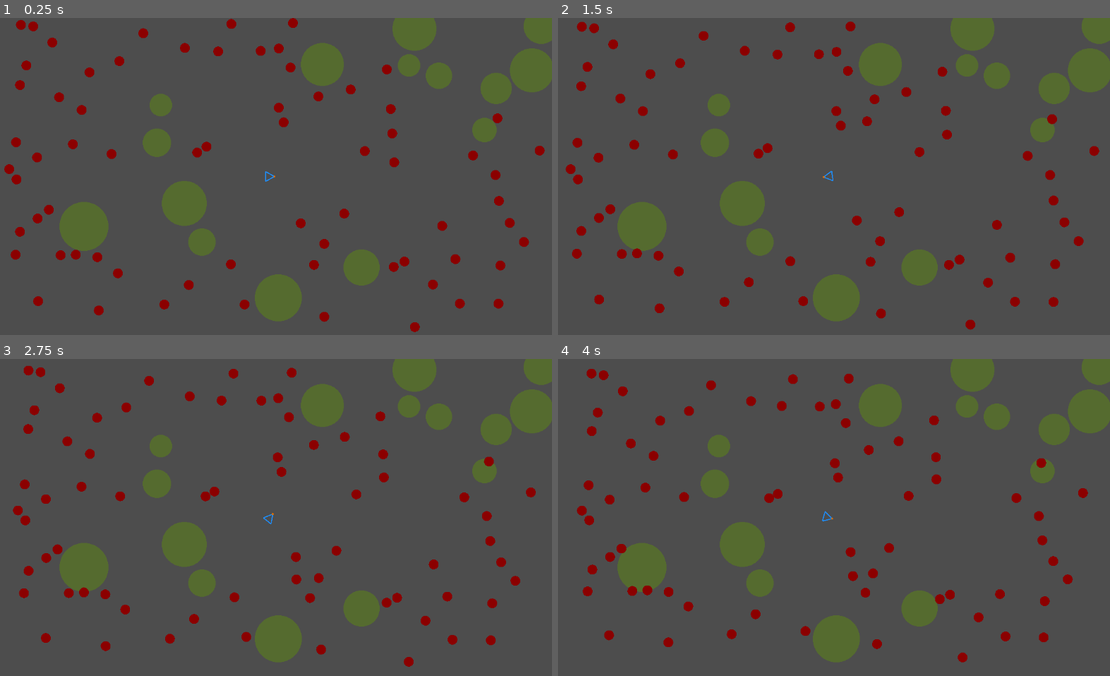
Above: before the commit, frames 1-4 (two rows, left to right).
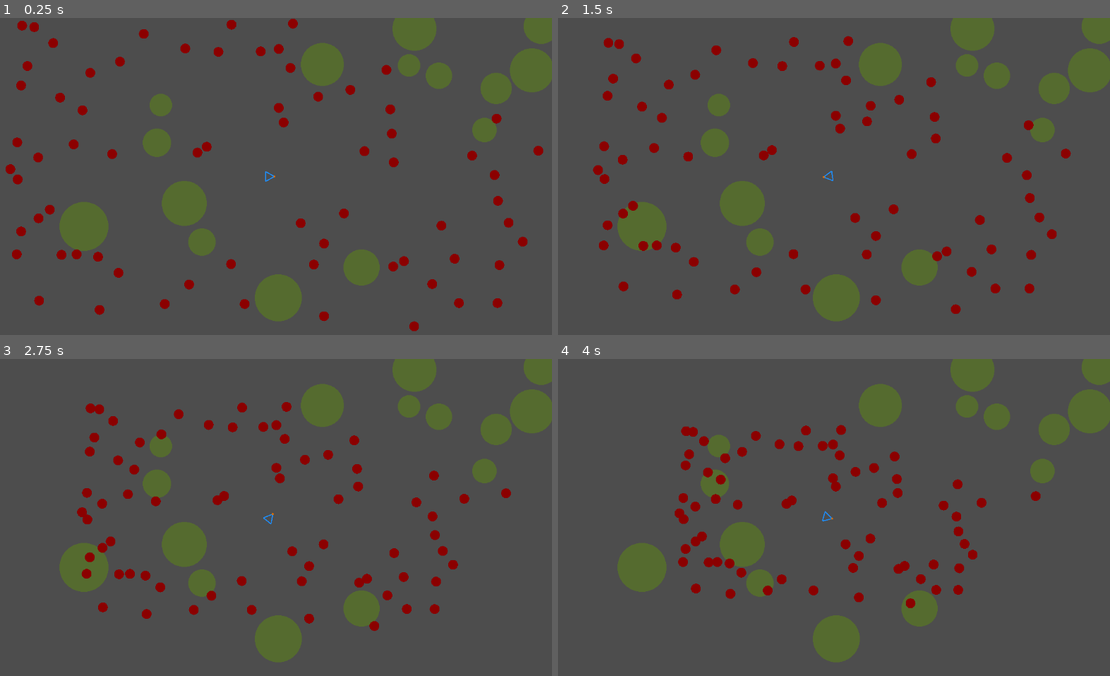
Above: after the commit, the same moments.

Repository: MagnusLucas/ai_1_zombie
Game: Godot game, scene res://main.tscn
The game is run twice, just before and just after one commit, with the same random seed, the same clock (stepped at 60 frames per second) and the same inputs.
Inputs (mouse positions are in pixels of both pictures, inside the frame that each line leads up to):
- Up to frame 1 (0.25 s): no input
- Up to frame 2 (1.5 s): move the mouse to (949, 160) at 0.52 s; click (949, 160) at 0.67 s; move the mouse to (712, 192) at 1.27 s; click (712, 192) at 1.42 s
- Up to frame 3 (2.75 s): move the mouse to (325, 447) at 2.02 s; click (325, 447) at 2.17 s
- Up to frame 4 (4 s): move the mouse to (800, 580) at 2.77 s; click (800, 580) at 2.92 s; move the mouse to (999, 565) at 3.52 s; click (999, 565) at 3.67 s

The runs differ from the first frame. In frame 1, 0.8% of the frame differs, in the area x 0-99%, y 0-100%; in frame 2, 5.7%; in frame 3, 5.9%, in the area x 2-98%, y 2-98%; in frame 4, 5.8%.

Commit message:
Added Arrive behaviour, no more dying (for now)

Diff:
--- a/steeringBehaviors.gd
+++ b/steeringBehaviors.gd
@@ -2,6 +2,7 @@
 extends Node
 
 var zombie
+enum Deceleration {SLOW = 1, NORMAL = 2, FAST = 3}
 
 func _init() -> void:
 	pass
@@ -13,20 +14,39 @@
 # Called every frame. 'delta' is the elapsed time since the previous frame.
 func _process(delta: float) -> void:
 	# proper dying (but with consequences)
-	if zombie.position.distance_to(zombie.get_parent().get_child(0).position) < zombie.radius:
-		zombie.get_parent().get_child(0).queue_free()
+	#if zombie.position.distance_to(zombie.get_parent().get_child(0).position) < zombie.radius:
+		#zombie.get_parent().get_child(0).queue_free()
+	pass
 
 func calculate_steering_force():
 	var force_sum = Vector2.ZERO
 	var player_position = zombie.get_parent().get_child(0).position
 	# code goes here
-	force_sum += seek(player_position)
+	#force_sum += seek(player_position)
+	#force_sum += flee(player_position)
+	force_sum += arrive(player_position, Deceleration.NORMAL)
 	return force_sum
 
 func seek(target_position):
 	var desired_velocity = (target_position - zombie.position).normalized() * zombie.max_speed
 	return desired_velocity - zombie.velocity
 
-func flee(target_position): # add panic distance
+func flee(target_position):
+	var panic_distance_squared = Globals.SAFE_RADIUS * Globals.SAFE_RADIUS
+	var distance_to_target_squared = pow(zombie.position.distance_to(target_position), 2)
+	if distance_to_target_squared > panic_distance_squared:
+		return Vector2.ZERO
 	var desired_velocity = (zombie.position - target_position).normalized() * zombie.max_speed
 	return desired_velocity - zombie.velocity
+
+func arrive(target_position, deceleration):
+	var vector_to_target = target_position - zombie.position
+	var distance_to_target = zombie.position.distance_to(target_position)
+	if distance_to_target > 0:
+		var deceleration_tweaker = 3
+		# calculate speed required to reach the target given the desired deceleration
+		var speed = distance_to_target / (deceleration * deceleration_tweaker)
+		speed = min(speed, zombie.max_speed)
+		var desired_velocity = vector_to_target * speed / distance_to_target
+		return desired_velocity - zombie.velocity
+	return Vector2.ZERO
--- a/zombie.gd
+++ b/zombie.gd
@@ -10,7 +10,7 @@
 var side = heading.rotated(PI/2)
 
 var mass = 1
-var max_speed = 10
+var max_speed = 100
 var max_force = 10
 var max_turn_rate = 10 #rad/s
 
